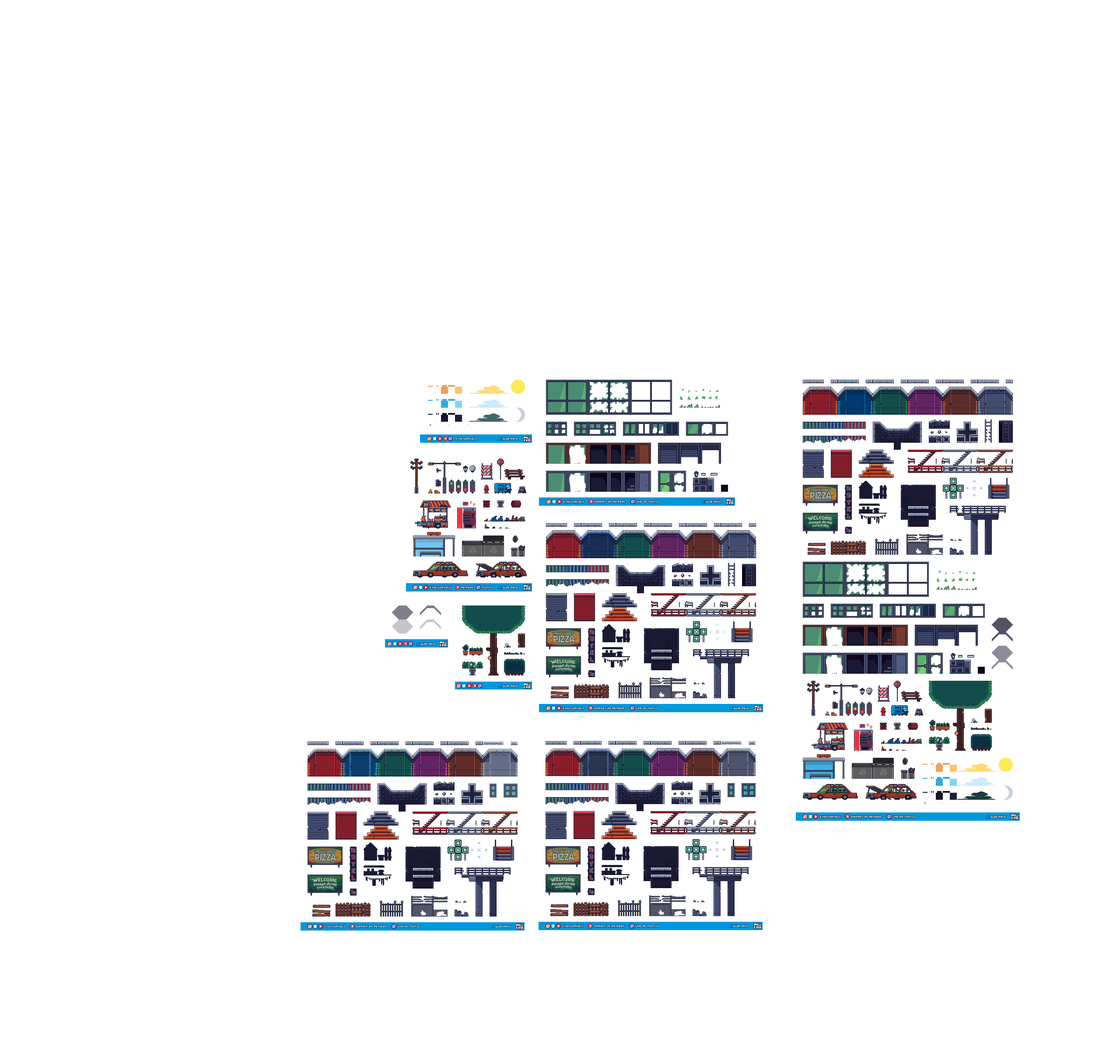
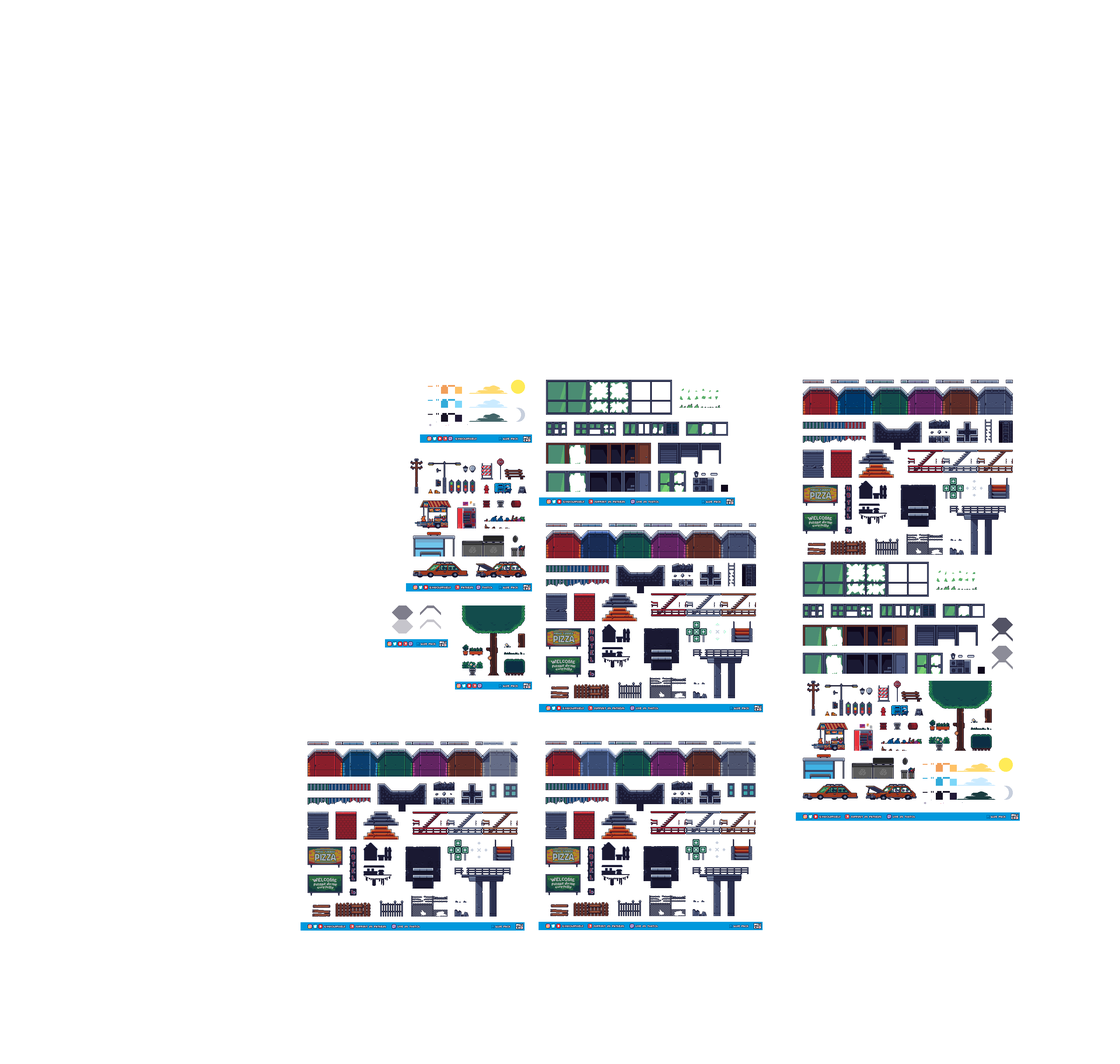
The second 1120×1064 image is a revision of the first. Changes to its layers:
painted on "buildings" (2nd of 5, in "distant_buildings") over [580, 748, 616, 777]
